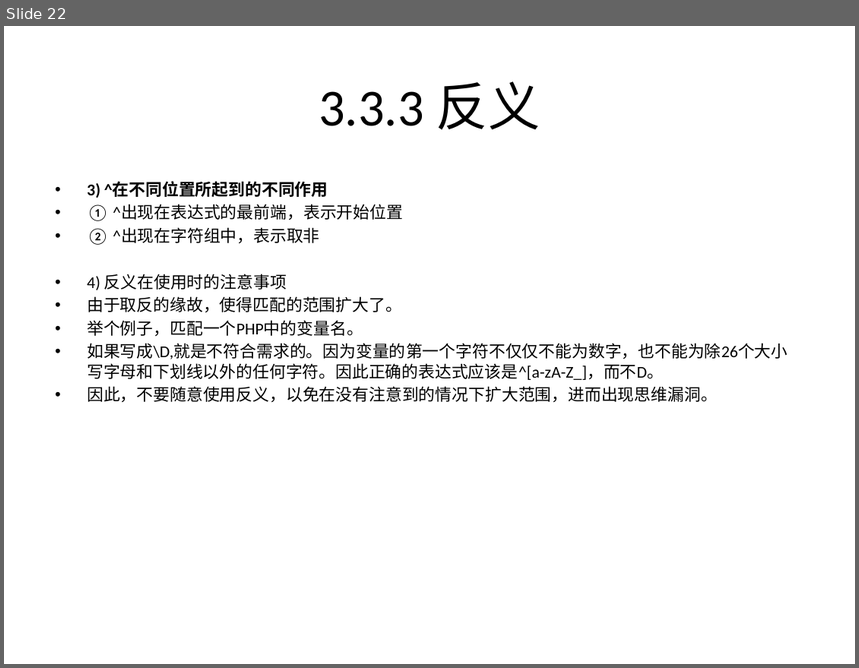
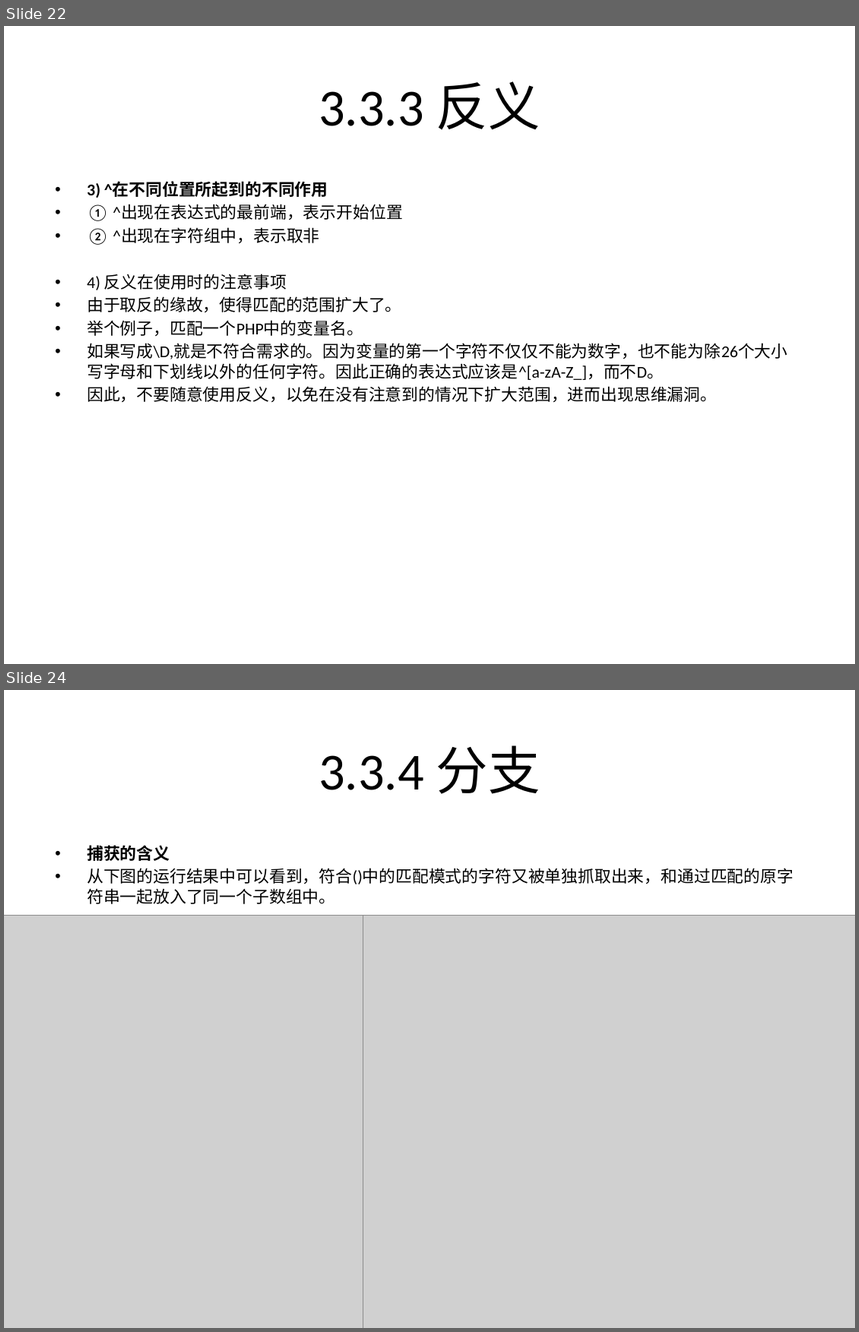
Before and after one commit to rayallen20/regularExpressions, a slide deck: 《PHP核心技术与最佳实践》第3章--正则表达式基础与应用/3.3 正则表达式匹配规则.pptx. Shown one above the other, each under a label of ours: slide 22 before the commit, slides 22 and 24 after it; the slides between them are not shown. The pictures are 859x668 and 859x1332 pixels, drawn with LibreOffice and Linux fonts; fonts in the diff are those of the drawing; grey boxes stand for pictures. Boxes give left, top, right and bottom in pixels: in the first picture for what was removed or moved away, otherwise in the second. Text is boxed around its words. In the diff, an @@ line names an element or a change of style, - is before the commit and + after.

Commit message:
3.3.4 分支完成

```diff
--- a/《PHP核心技术与最佳实践》第3章--正则表达式基础与应用/3.3 正则表达式匹配规则.pptx
+++ b/《PHP核心技术与最佳实践》第3章--正则表达式基础与应用/3.3 正则表达式匹配规则.pptx
@@ slide 24 added at [4, 690, 855, 1328], background #FFFFFF @@
@@ title added at [319, 745, 541, 794], 44 pt, text #000000 @@
+3.3.4 分支
@@ text added at [87, 845, 794, 904], 14 pt, text #000000 @@
+• 捕获的含义
+• 从下图的运行结果中可以看到，符合()中的匹配模式的字符又被单独抓取出来，和通过匹配的原字符串一起放入了同一个子数组中。
@@ picture added at [4, 916, 363, 1328] @@
@@ picture added at [363, 916, 855, 1328] @@
```
Also in this commit, not shown: 5 other slides added, 3 other files.
